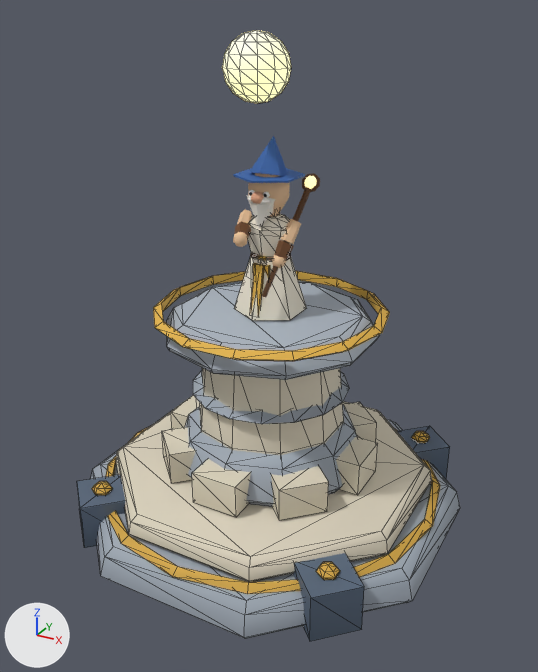
One commit to the glTF model assets/3d/tours/alliance-5.glb: the scene before it, then after it.
Before and after are seen from a 50 mm lens placed at (0.681, -1.244, 1.033), pointed at (0.013, -0.03, 0.426). The lights are fixed; the arrows at lower left show +X, +Y and +Z. The first picture is the older version. Mesh edges are drawn as thin lines on the coarser meshes. Where no turn or scale is listed for an object, it has been applied to the vertices. Vertices at exactly the same position are counted once.

The older version as bpy lines, for what is in view:
```python
me_balcon = bpy.data.meshes.new('Balcon')
me_balcon.from_pydata(...)  # 498 vertices, 912 faces; spans x -0.394..0.394, y -0.394..0.394, z -0.42..0.061
me_balcon.materials.append(mat_peint)
me_bande = bpy.data.meshes.new('Bande')
me_bande.from_pydata(...)  # 118 vertices, 208 faces; spans x -0.064..0.064, y -0.02..0.128, z -0.056..0.143
me_bande.materials.append(mat_peint)
me_barbe = bpy.data.meshes.new('Barbe')
me_barbe.from_pydata(...)  # 228 vertices, 416 faces; spans x -0.058..0.058, y -0.047..0.088, z -0.055..0.111
me_barbe.materials.append(mat_peint)
ob_alliance_5_peint = bpy.data.objects.new('alliance_5_peint', me_balcon)
ob_alliance_5_peint.location = (0.0, 0.0, 0.42)
ob_buste_peint = bpy.data.objects.new('Buste_peint', me_bande)
ob_buste_peint.location = (0.0, -0.054, 0.529)
ob_crane_peint = bpy.data.objects.new('Crane_peint', me_barbe)
ob_crane_peint.location = (0.0, -0.026, 0.706)
# also in view: 'OrbeMagique' at (0.0, -0.05, 0.94)
```
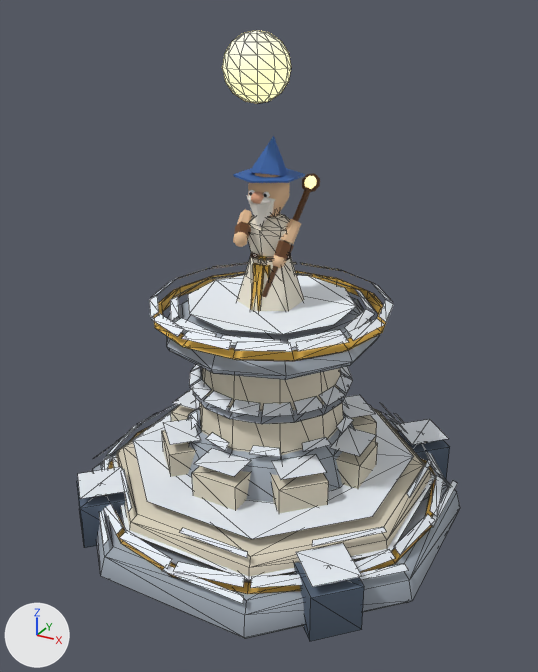
The change, as a list of edits to the scene's bpy script:
```text
Change me_balcon:
    used by ob_alliance_5_peint; location = (0.0, 0.0, 0.42)
    remove me_balcon.from_pydata(...)  # 498 vertices, 912 faces; spans x -0.394..0.394, y -0.394..0.394, z -0.42..0.061
    add me_balcon.from_pydata(...)  # 960 vertices, 1156 faces; spans x -0.394..0.394, y -0.394..0.394, z -0.42..0.079
    me_balcon part 1: 306 vertices added at x -0.383..0.383, y -0.383..0.383, z -0.34..-0.086
    me_balcon part 2: 156 vertices added at x -0.248..0.248, y -0.242..0.242, z 0.012..0.079
```

Boxes (x1, y1, x2, y2) around the edits, measured in the pictures (538 x 672 px):
'alliance_5_peint', reshaped: before (77, 271, 460, 641); after (77, 262, 460, 641)
part 1 of me_balcon, added: after (78, 365, 457, 604)
part 2 of me_balcon, added: after (149, 262, 393, 352)
